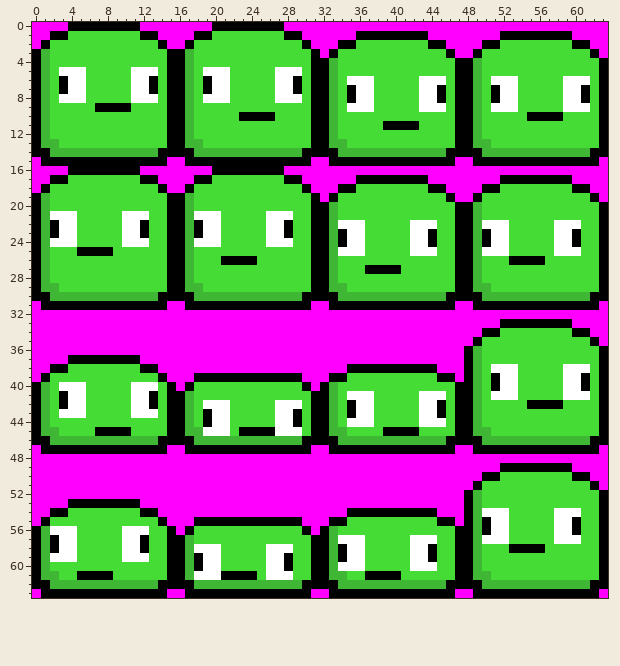
A pixel-art sprite gets an edit: assets/flop.png. Above is the file before it was changed.
The file is 64x64 pixels.
The result:
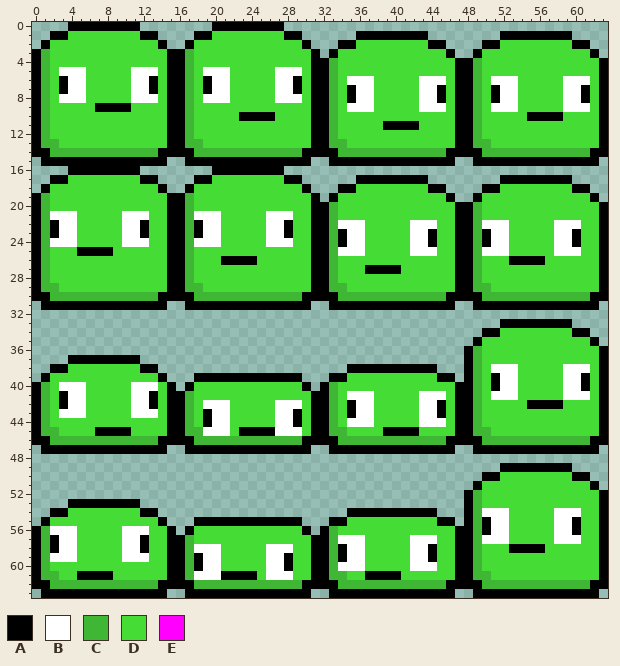
Palette (. is transparent): A #000000  B #ffffff  C #40b734  D #45dc35  E #ff00ff
Diff:
y 0: x 0..3 EEEE -> ....; x 12..19 EEEEEEEE -> ........; x 28..63 EEEEEEEEEEEEEEEEEEEEEEEEEEEEEEEEEEEE -> ....................................
y 1: x 0..1 EE -> ..; x 14..17 EEEE -> ....; x 30..35 EEEEEE -> ......; x 44..51 EEEEEEEE -> ........; x 60..63 EEEE -> ....
y 2: x 0 E -> .; x 15..16 EE -> ..; x 31..33 EEE -> ...; x 46..49 EEEE -> ....; x 62..63 EE -> ..
y 3: x 32 E -> .; x 47..48 EE -> ..; x 63 E -> .
y 15: x 0 E -> .; x 15..16 EE -> ..; x 31..32 EE -> ..; x 47..48 EE -> ..; x 63 E -> .
y 16: x 0..3 EEEE -> ....; x 12..19 EEEEEEEE -> ........; x 28..63 EEEEEEEEEEEEEEEEEEEEEEEEEEEEEEEEEEEE -> ....................................
y 17: x 0..1 EE -> ..; x 14..17 EEEE -> ....; x 30..35 EEEEEE -> ......; x 44..51 EEEEEEEE -> ........; x 60..63 EEEE -> ....
y 18: x 0 E -> .; x 15..16 EE -> ..; x 31..33 EEE -> ...; x 46..49 EEEE -> ....; x 62..63 EE -> ..
y 19: x 32 E -> .; x 47..48 EE -> ..; x 63 E -> .
y 31: x 0 E -> .; x 15..16 EE -> ..; x 31..32 EE -> ..; x 47..48 EE -> ..; x 63 E -> .
y 32: x 0..63 EEEEEEEEEEEEEEEEEEEEEEEEEEEEEEEEEEEEEEEEEEEEEEEEEEEEEEEEEEEEEEEE -> ................................................................
y 33: x 0..51 EEEEEEEEEEEEEEEEEEEEEEEEEEEEEEEEEEEEEEEEEEEEEEEEEEEE -> ....................................................; x 60..63 EEEE -> ....
y 34: x 0..49 EEEEEEEEEEEEEEEEEEEEEEEEEEEEEEEEEEEEEEEEEEEEEEEEEE -> ..................................................; x 62..63 EE -> ..
y 35: x 0..48 EEEEEEEEEEEEEEEEEEEEEEEEEEEEEEEEEEEEEEEEEEEEEEEEE -> .................................................; x 63 E -> .
y 36: x 0..47 EEEEEEEEEEEEEEEEEEEEEEEEEEEEEEEEEEEEEEEEEEEEEEEE -> ................................................
y 37: x 0..3 EEEE -> ....; x 12..47 EEEEEEEEEEEEEEEEEEEEEEEEEEEEEEEEEEEE -> ....................................
y 38: x 0..1 EE -> ..; x 14..34 EEEEEEEEEEEEEEEEEEEEE -> .....................; x 45..47 EEE -> ...
y 39: x 0 E -> .; x 15..17 EEE -> ...; x 30..32 EEE -> ...; x 47 E -> .
y 40: x 16 E -> .; x 31 E -> .
y 47: x 0 E -> .; x 15..16 EE -> ..; x 31..32 EE -> ..; x 47..48 EE -> ..; x 63 E -> .
y 48: x 0..63 EEEEEEEEEEEEEEEEEEEEEEEEEEEEEEEEEEEEEEEEEEEEEEEEEEEEEEEEEEEEEEEE -> ................................................................
y 49: x 0..51 EEEEEEEEEEEEEEEEEEEEEEEEEEEEEEEEEEEEEEEEEEEEEEEEEEEE -> ....................................................; x 60..63 EEEE -> ....
y 50: x 0..49 EEEEEEEEEEEEEEEEEEEEEEEEEEEEEEEEEEEEEEEEEEEEEEEEEE -> ..................................................; x 62..63 EE -> ..
y 51: x 0..48 EEEEEEEEEEEEEEEEEEEEEEEEEEEEEEEEEEEEEEEEEEEEEEEEE -> .................................................; x 63 E -> .
y 52: x 0..47 EEEEEEEEEEEEEEEEEEEEEEEEEEEEEEEEEEEEEEEEEEEEEEEE -> ................................................
y 53: x 0..3 EEEE -> ....; x 12..47 EEEEEEEEEEEEEEEEEEEEEEEEEEEEEEEEEEEE -> ....................................
y 54: x 0..1 EE -> ..; x 14..34 EEEEEEEEEEEEEEEEEEEEE -> .....................; x 45..47 EEE -> ...
y 55: x 0 E -> .; x 15..17 EEE -> ...; x 30..32 EEE -> ...; x 47 E -> .
y 56: x 16 E -> .; x 31 E -> .
y 63: x 0 E -> .; x 15..16 EE -> ..; x 31..32 EE -> ..; x 47..48 EE -> ..; x 63 E -> .
